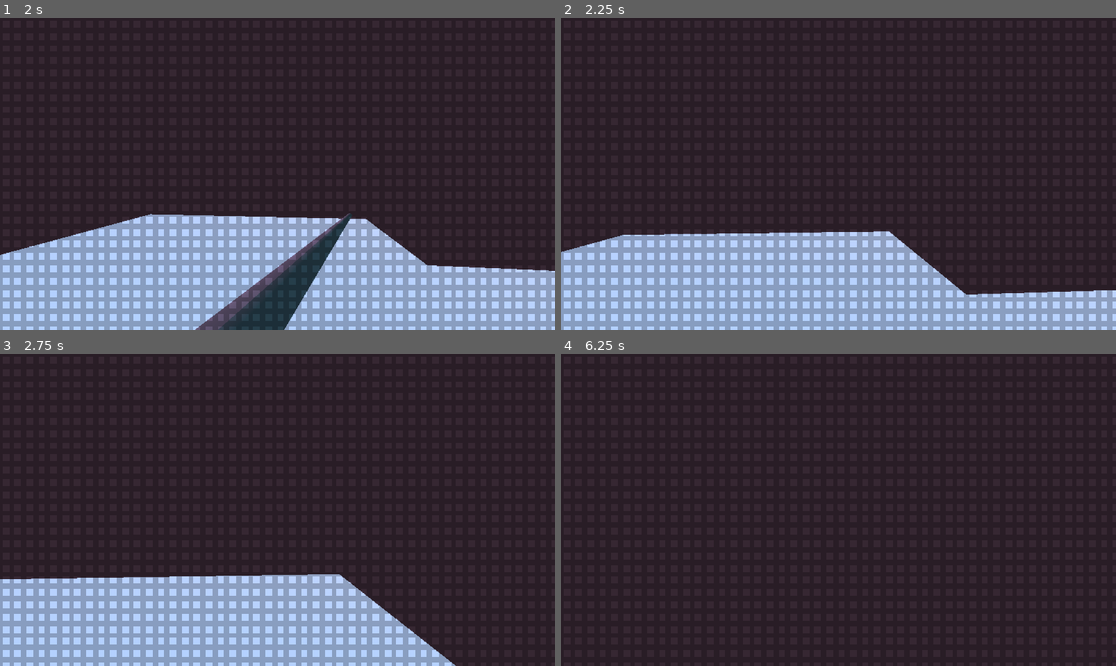
Above: before the commit, frames 1-4 (two rows, left to right).
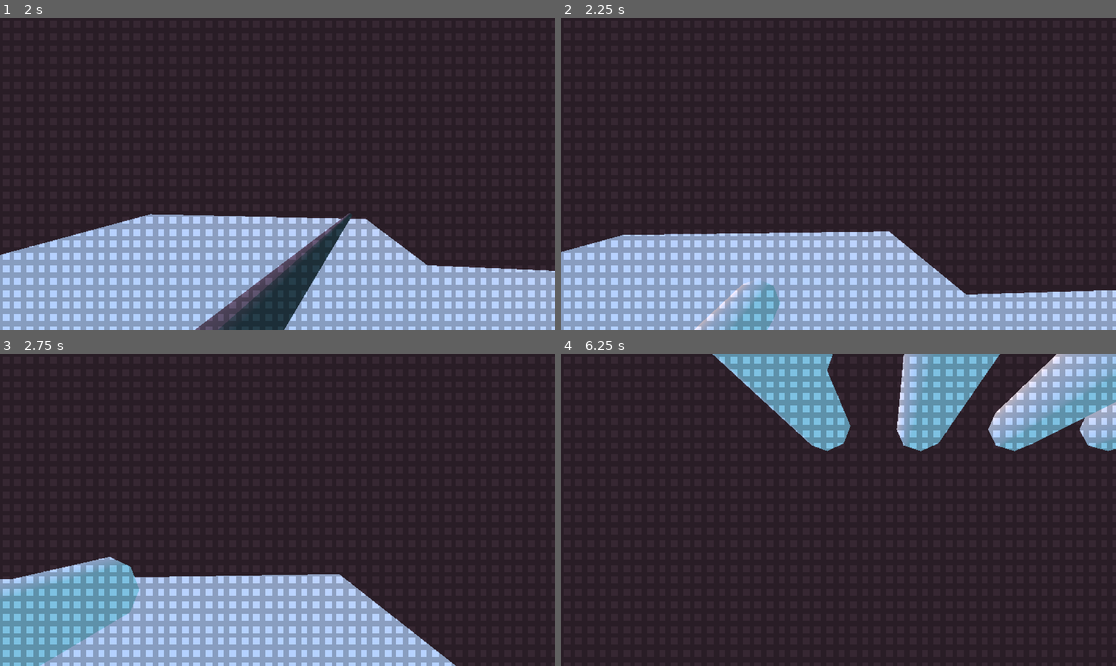
Above: after the commit, the same moments.

Repository: modRaiNr/meowmeow
Game: Godot game, scene res://tScenes/testingsexing.tscn
Two runs of this game, one before a commit and one after it. Both use one fixed random seed, a clock stepped at 60 frames per second and the inputs below.
Inputs (mouse positions are in pixels of both pictures, inside the frame that each line leads up to):
- Up to frame 1 (2 s): move the mouse to (305, 174) at 0.52 s; hold W (up) from 0.53 s (still down); click (305, 174) at 0.6 s; right-click (305, 174) at 0.8 s; move the mouse to (249, 174) at 1.27 s; right-click (249, 174) at 1.35 s; click (249, 174) at 1.55 s
- Up to frame 2 (2.25 s): keep holding W (up); move the mouse to (849, 167) at 2.02 s; click (849, 167) at 2.1 s
- Up to frame 3 (2.75 s): keep holding W (up); right-click (288, 503) at 2.3 s
- Up to frame 4 (6.25 s): move the mouse to (832, 516) at 2.77 s; tap C (crouch) at 2.85 s; click (832, 516) at 3.05 s; move the mouse to (877, 513) at 3.52 s; right-click (877, 513) at 3.6 s; tap Enter at 4.25 s; move the mouse to (794, 506) at 4.27 s; tap Shift (sprint) at 4.35 s; click (794, 506) at 4.55 s; move the mouse to (844, 510) at 5.02 s; click (844, 510) at 5.1 s; right-click (844, 510) at 5.3 s; tap Space at 5.75 s; move the mouse to (816, 503) at 5.77 s; release W (up) at 5.78 s; hold D (right) from 5.78 s (still down); right-click (816, 503) at 5.85 s; click (816, 503) at 6.05 s

Frame 1 is identical in both runs. In frame 2, 0.9% of the frame differs, in the area x 24-40%, y 84-100%; in frame 3, 5.9%; in frame 4, 13%, in the area x 27-100%, y 0-32%.

Commit message:
init
xyi

Diff:
--- a/project.godot
+++ b/project.godot
@@ -14,6 +14,11 @@
 run/main_scene="res://tScenes/testingsexing.tscn"
 config/features=PackedStringArray("4.3", "Forward Plus")
 config/icon="res://icon.svg"
+
+[editor]
+
+version_control/plugin_name="GitPlugin"
+version_control/autoload_on_startup=true
 
 [input]
 
--- a/tScenes/sew_machine.gd
+++ b/tScenes/sew_machine.gd
@@ -17,12 +17,17 @@
 	#animator.connect("animation_finished", func(anim_name): animator.play_backwards("atk") if anim_name == "atk" else 0)
 
 func wall_up(body: Node3D) -> void:
-	if collide_with_walls:
+	if animator.is_playing():
+		return
+	if collide_with_walls and !active:
 		animator.play("wall")
 
 
 func wall_down(body: Node3D) -> void:
-	if collide_with_walls:
+	if animator.is_playing():
+		return
+	if collide_with_walls and !active:
+		await get_tree().create_timer(0.5).timeout
 		animator.play_backwards("wall")
 
 func change_state():
@@ -35,14 +40,15 @@
 		active = false
 
 func atk():
+	collide_with_walls = false
 	idx = randi_range(1, 3)
-	collide_with_walls = false
 	animator.play("atk" + str(idx))
 	$Timer3.start()
 
 func atk_back() -> void:
 	animator.play_backwards("atk" + str(idx))
 	await animator.animation_finished
+	print("aa")
 	collide_with_walls = true
 
 func pull(dir: Vector3, speed: float, prot: Vector3):
@@ -58,9 +64,9 @@
 	change_state()
 	active = true
 	#apply_central_impulse(dir * speed + Vector3(0, 1, 0))
-	linear_velocity = transform.origin.normalized() * speed * 6 + Vector3(0, 0.5, 0)
+	linear_velocity = transform.origin.normalized() * speed * 6 + Vector3(-4, -4, 4)
 	print(dir, speed)
-	print(dir * speed * 0.5 + Vector3(0, 0.5, 0))
+	print(transform.origin.normalized() * speed * 6 + Vector3(-0.5, 0.1, 0))
 
 	$Timer.start()
 
--- a/tScenes/sew_machine.tscn
+++ b/tScenes/sew_machine.tscn
@@ -41,6 +41,68 @@
 "values": [Vector3(0, 0, 0)]
 }
 
+[sub_resource type="Animation" id="Animation_veay5"]
+resource_name = "atk1"
+length = 0.7
+step = 0.05
+tracks/0/type = "value"
+tracks/0/imported = false
+tracks/0/enabled = true
+tracks/0/path = NodePath("weapon:rotation")
+tracks/0/interp = 1
+tracks/0/loop_wrap = true
+tracks/0/keys = {
+"times": PackedFloat32Array(0, 0.4, 0.7),
+"transitions": PackedFloat32Array(1, 0.120742, 4.43828),
+"update": 0,
+"values": [Vector3(0, 0, 0), Vector3(0.698132, 0.174533, -0.349066), Vector3(-1.01927, 0, 0)]
+}
+tracks/1/type = "value"
+tracks/1/imported = false
+tracks/1/enabled = true
+tracks/1/path = NodePath("StaticBody3D:rotation")
+tracks/1/interp = 1
+tracks/1/loop_wrap = true
+tracks/1/keys = {
+"times": PackedFloat32Array(0, 0.4, 0.7),
+"transitions": PackedFloat32Array(1, 0.120742, 4.43828),
+"update": 0,
+"values": [Vector3(0, 0, 0), Vector3(0.698132, 0.174533, -0.349066), Vector3(-1.01927, 0, 0)]
+}
+
+[sub_resource type="Animation" id="Animation_s32wn"]
+resource_name = "atk2"
+length = 0.7
+step = 0.05
+tracks/0/type = "value"
+tracks/0/imported = false
+tracks/0/enabled = true
+tracks/0/path = NodePath("weapon:rotation")
+tracks/0/interp = 1
+tracks/0/loop_wrap = true
+tracks/0/keys = {
+"times": PackedFloat32Array(0, 0.35, 0.7),
+"transitions": PackedFloat32Array(1, 0.517632, 8.57418),
+"update": 0,
+"values": [Vector3(0, 0, 0), Vector3(-0.226893, 0.45204, -1.58476), Vector3(-0.792379, 0.45204, 1.58476)]
+}
+tracks/1/type = "value"
+tracks/1/imported = false
+tracks/1/enabled = true
+tracks/1/path = NodePath("StaticBody3D:rotation")
+tracks/1/interp = 1
+tracks/1/loop_wrap = true
+tracks/1/keys = {
+"times": PackedFloat32Array(0, 0.35, 0.7),
+"transitions": PackedFloat32Array(1, 0.517632, 8.57418),
+"update": 0,
+"values": [Vector3(0, 0, 0), Vector3(-0.792379, 0.45204, -1.58476), Vector3(-0.792379, 0.45204, 1.58476)]
+}
+
+[sub_resource type="Animation" id="Animation_acucc"]
+resource_name = "atk3"
+step = 0.05
+
 [sub_resource type="Animation" id="Animation_gnxq2"]
 resource_name = "prepare"
 length = 0.6
@@ -53,7 +115,7 @@
 tracks/0/loop_wrap = true
 tracks/0/keys = {
 "times": PackedFloat32Array(0, 0.6),
-"transitions": PackedFloat32Array(1, 1),
+"transitions": PackedFloat32Array(0.435275, 9.51366),
 "update": 0,
 "values": [Vector3(-0.991347, 0.249582, -0.492183), Vector3(-1.5708, 0, 0)]
 }
@@ -65,7 +127,7 @@
 tracks/1/loop_wrap = true
 tracks/1/keys = {
 "times": PackedFloat32Array(0.35, 0.6),
-"transitions": PackedFloat32Array(1, 1),
+"transitions": PackedFloat32Array(0.0947324, 5.46416),
 "update": 0,
 "values": [Vector3(0, 0, 0), Vector3(0, 0, 0.1)]
 }
@@ -82,72 +144,10 @@
 tracks/0/loop_wrap = true
 tracks/0/keys = {
 "times": PackedFloat32Array(0, 0.5),
-"transitions": PackedFloat32Array(1, 1),
+"transitions": PackedFloat32Array(0.108819, 3.03143),
 "update": 0,
 "values": [Vector3(0, 0, 0), Vector3(1.0472, 0, 0)]
 }
-
-[sub_resource type="Animation" id="Animation_veay5"]
-resource_name = "atk1"
-length = 0.7
-step = 0.05
-tracks/0/type = "value"
-tracks/0/imported = false
-tracks/0/enabled = true
-tracks/0/path = NodePath("weapon:rotation")
-tracks/0/interp = 1
-tracks/0/loop_wrap = true
-tracks/0/keys = {
-"times": PackedFloat32Array(0, 0.4, 0.7),
-"transitions": PackedFloat32Array(1, 0.120742, 4.43828),
-"update": 0,
-"values": [Vector3(0, 0, 0), Vector3(0.698132, 0.174533, -0.349066), Vector3(-1.01927, 0, 0)]
-}
-tracks/1/type = "value"
-tracks/1/imported = false
-tracks/1/enabled = true
-tracks/1/path = NodePath("StaticBody3D:rotation")
-tracks/1/interp = 1
-tracks/1/loop_wrap = true
-tracks/1/keys = {
-"times": PackedFloat32Array(0, 0.4, 0.7),
-"transitions": PackedFloat32Array(1, 0.120742, 4.43828),
-"update": 0,
-"values": [Vector3(0, 0, 0), Vector3(0.698132, 0.174533, -0.349066), Vector3(-1.01927, 0, 0)]
-}
-
-[sub_resource type="Animation" id="Animation_s32wn"]
-resource_name = "atk2"
-length = 0.7
-step = 0.05
-tracks/0/type = "value"
-tracks/0/imported = false
-tracks/0/enabled = true
-tracks/0/path = NodePath("weapon:rotation")
-tracks/0/interp = 1
-tracks/0/loop_wrap = true
-tracks/0/keys = {
-"times": PackedFloat32Array(0, 0.35, 0.7),
-"transitions": PackedFloat32Array(1, 0.517632, 8.57418),
-"update": 0,
-"values": [Vector3(0, 0, 0), Vector3(-0.226893, 0.45204, -1.58476), Vector3(-0.792379, 0.45204, 1.58476)]
-}
-tracks/1/type = "value"
-tracks/1/imported = false
-tracks/1/enabled = true
-tracks/1/path = NodePath("StaticBody3D:rotation")
-tracks/1/interp = 1
-tracks/1/loop_wrap = true
-tracks/1/keys = {
-"times": PackedFloat32Array(0, 0.35, 0.7),
-"transitions": PackedFloat32Array(1, 0.517632, 8.57418),
-"update": 0,
-"values": [Vector3(0, 0, 0), Vector3(-0.792379, 0.45204, -1.58476), Vector3(-0.792379, 0.45204, 1.58476)]
-}
-
-[sub_resource type="Animation" id="Animation_acucc"]
-resource_name = "atk3"
-step = 0.05
 
 [sub_resource type="AnimationLibrary" id="AnimationLibrary_uel81"]
 _data = {
--- a/tScenes/silk.gd
+++ b/tScenes/silk.gd
@@ -3,6 +3,8 @@
 
 func _ready():
 	$Timer.start()
+
+
 
 func set_values(pos, rot):
 	global_position = pos
--- a/tScenes/silk.tscn
+++ b/tScenes/silk.tscn
@@ -3,7 +3,7 @@
 [ext_resource type="Script" path="res://tScenes/silk.gd" id="1_50aaj"]
 
 [sub_resource type="CylinderShape3D" id="CylinderShape3D_8n1vf"]
-height = 0.4
+height = 0.8
 radius = 0.05
 
 [sub_resource type="StandardMaterial3D" id="StandardMaterial3D_hpf7s"]
@@ -12,7 +12,7 @@
 material = SubResource("StandardMaterial3D_hpf7s")
 top_radius = 0.05
 bottom_radius = 0.05
-height = 0.4
+height = 0.8
 radial_segments = 8
 
 [node name="silk" type="StaticBody3D"]
Not shown, added: addons/godot-git-plugin/plugin.cfg
Not shown, added: addons/godot-git-plugin/LICENSE
Not shown, added: addons/godot-git-plugin/THIRDPARTY.md
Not shown, added: addons/godot-git-plugin/git_plugin.gdextension
Not shown, added: addons/godot-git-plugin/linux/libgit_plugin.linux.editor.x86_64.so
Not shown, added: addons/godot-git-plugin/macos/libgit_plugin.macos.editor.universal.dylib
Not shown, added: addons/godot-git-plugin/win64/libgit_plugin.windows.editor.x86_64.dll
Not shown, added: addons/godot-git-plugin/win64/libgit_plugin.windows.editor.x86_64.exp
Not shown, added: addons/godot-git-plugin/win64/libgit_plugin.windows.editor.x86_64.lib
Not shown, added: addons/godot-git-plugin/win64/~libgit_plugin.windows.editor.x86_64.dll
